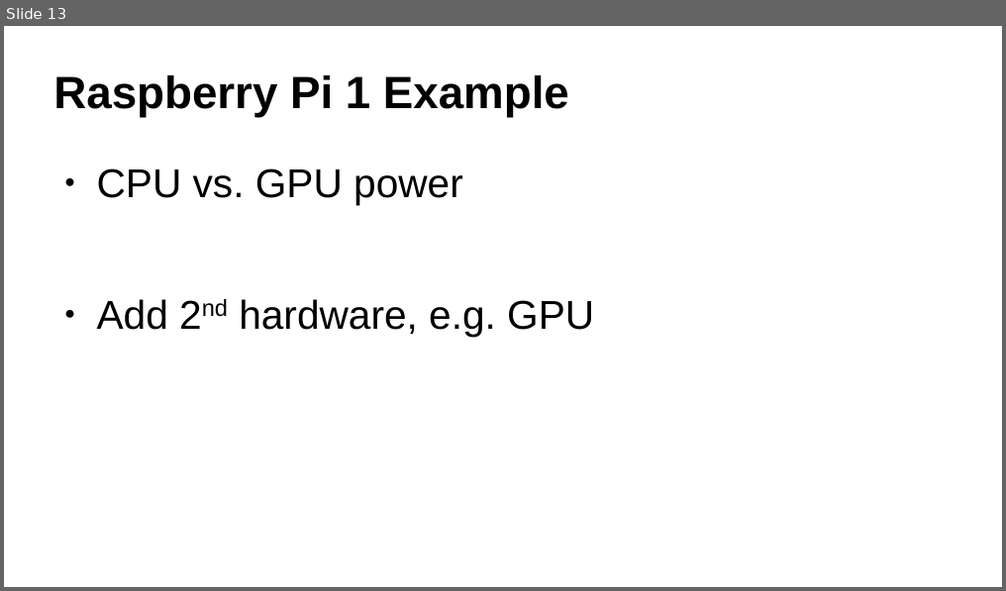
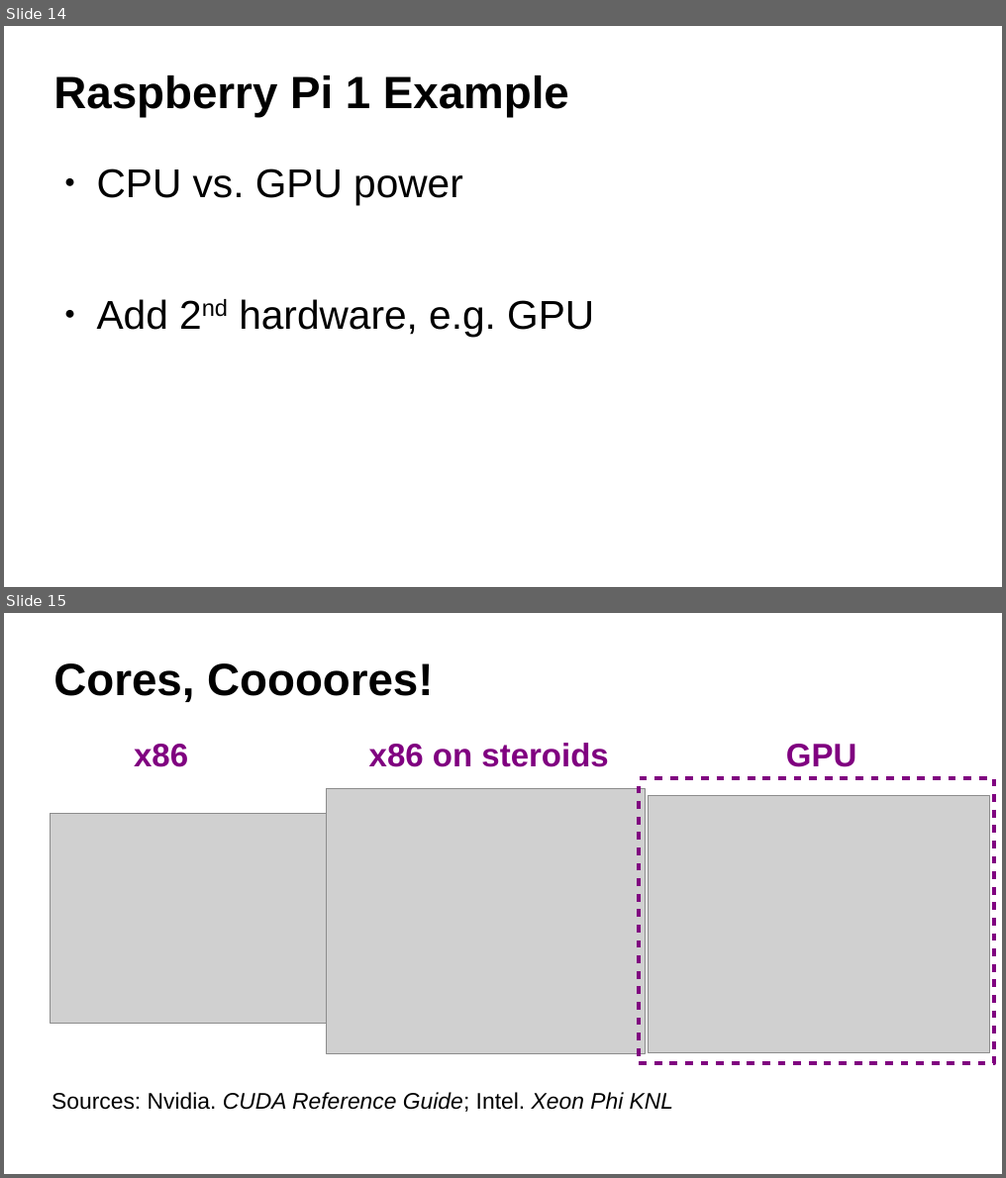
Before and after one commit to ax3l/datenspuren_2016, a slide deck: Slides.odp. Shown one above the other, each under a label of ours: slide 13 before the commit, slides 14 and 15 after it. The pictures are 1006x591 and 1006x1178 pixels, drawn with LibreOffice and Linux fonts; fonts in the diff are those of the drawing; grey boxes stand for pictures; background and template pictures are left out. Boxes give left, top, right and bottom in pixels: in the first picture for what was removed or moved away, otherwise in the second. Text is boxed around its words. In the diff, an @@ line names an element or a change of style, - is before the commit and + after.

Commit message:
Puh, Theory Done
Just a few slides left with images...

```diff
--- a/Slides.odp
+++ b/Slides.odp
@@ slide 15 added at (x1=4, y1=613, x2=1002, y2=1174), background #FFFFFF @@
@@ title added at (x1=54, y1=663, x2=433, y2=702), 36 pt, text #000000, bold @@
+Cores, Coooores!
@@ text added at (x1=134, y1=744, x2=188, y2=767), 26 pt, text #800080, bold @@
+x86
@@ text added at (x1=369, y1=743, x2=608, y2=767), 26 pt, text #800080, bold @@
+x86 on steroids
@@ text added at (x1=786, y1=744, x2=856, y2=767), 26 pt, text #800080, bold @@
+GPU
@@ picture added at (x1=327, y1=788, x2=646, y2=1054) @@
@@ rectangle added at (x1=639, y1=778, x2=995, y2=1064), outline #800080 3.12 pt @@
@@ picture added at (x1=51, y1=813, x2=329, y2=1023) @@
@@ picture added at (x1=648, y1=796, x2=990, y2=1054) @@
@@ text added at (x1=52, y1=1092, x2=673, y2=1112), 18 pt, text #000000, italic @@
+Sources: Nvidia. CUDA Reference Guide; Intel. Xeon Phi KNL
@@ what was slide 13 is now slide 14 @@
```
Also in this commit, not shown: 7 slides changed, 20 other slides added, 1 slide removed.
